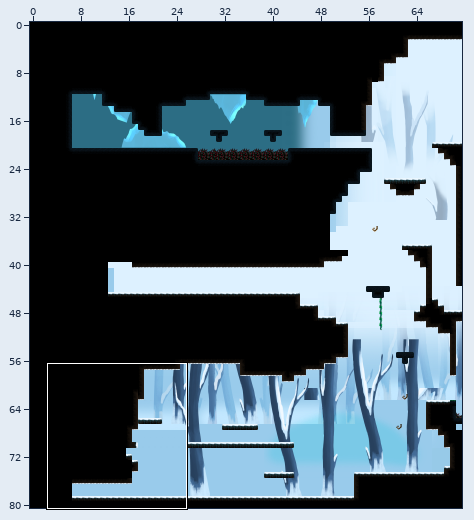
Two states of a Tiled map, Output/Assets/Maps/Map43.tmx. Above, an overview of the earlier version with the close-up marked.
Close-up. Before the edit:
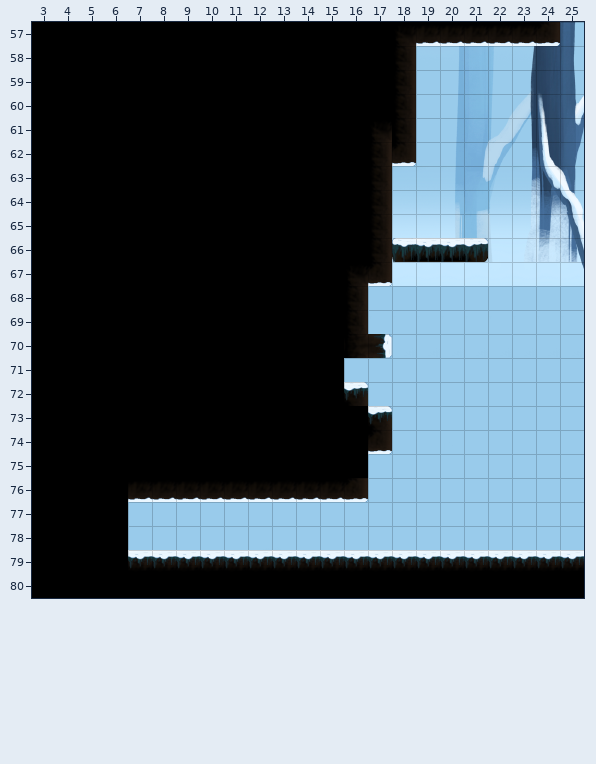
Cells are 64x64 px. Shown: x 3..25, y 57..80. The commit also changed other parts of the map, which this record leaves out.
Now the later version:
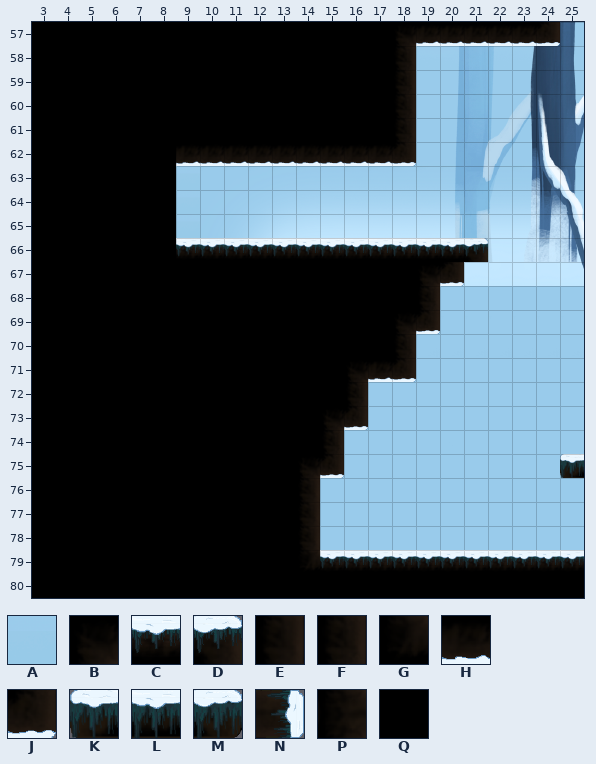
Key: from "SnowyTrees_HightPart_Fog1": A 756; from "tiles nieve": B 11, C 16, D 17, E 21, F 27, G 31, H 36, J 37, K 51, L 52, M 53, N 58 turned 90, P 78 turned 90; from "tiles_cave": Q 11.
_ is an empty cell.
Difference:
Layer "Background":
The author put tile A in rows 63 to 65 at x 9.
Layer "Platforms":
Tile Q becomes tile B in row 73 at x 15; in row 75 at x 14.
The author put tile B in row 67 at x 19; in row 69 at x 18; in row 71 at x 16.
Tile F becomes tile C in row 66 at x 17.
Tile K becomes tile C in row 66 at x 18.
Tile L becomes tile C in row 66 at x 19 to 20.
Tile Q becomes tile C in row 66 at x 9 to 16.
Tile M becomes tile D in row 66 at x 21.
Tile H becomes tile E in row 76 at x 14.
The author put tile E in rows 77 to 78 at x 14.
Tile D becomes tile F in row 72 at x 16.
Tile Q becomes tile F in row 74 at x 15.
The author put tile F in row 68 at x 19; in row 70 at x 18.
Tile C becomes tile G in row 79 at x 14.
Tile F becomes tile H in row 62 at x 17.
Tile Q becomes tile H in row 62 at x 9 to 16.
The author put tile H in row 71 at x 17.
Tile Q becomes tile J in row 73 at x 16; in row 75 at x 15.
The author put tile J in row 67 at x 20; in row 69 at x 19; in row 71 at x 18.
The author put tile K in row 75 at x 25.
Tile B becomes tile Q in row 61 at x 17; in row 67 at x 16.
Tile C becomes tile Q in row 79 at x 7 to 13.
Tile F becomes tile Q in rows 68 to 69 at x 16.
Tile H becomes tile Q in row 76 at x 7 to 13.
Tile J becomes tile Q in row 67 at x 17.
Tile N becomes tile Q in row 70 at x 17.
Tile P becomes tile Q in row 70 at x 16.
The author put tile Q in row 67 at x 18; in row 68 at x 17 to 18; in row 69 at x 17; in rows 77 to 78 at x 7 to 13.
The author cleared tile D in row 73 at x 17.
The author cleared tile F in rows 63 to 65 at x 17.
The author cleared tile H in row 76 at x 15.
The author cleared tile J in row 74 at x 17; in row 76 at x 16.
The author cleared tile Q in rows 63 to 65 at x 9 to 16; in rows 74 to 75 at x 16.
